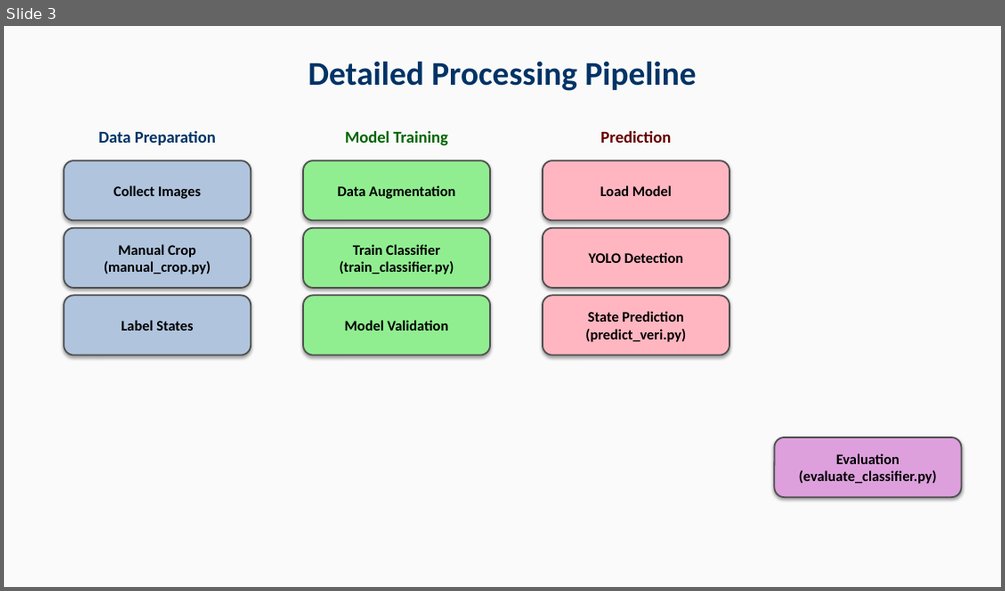
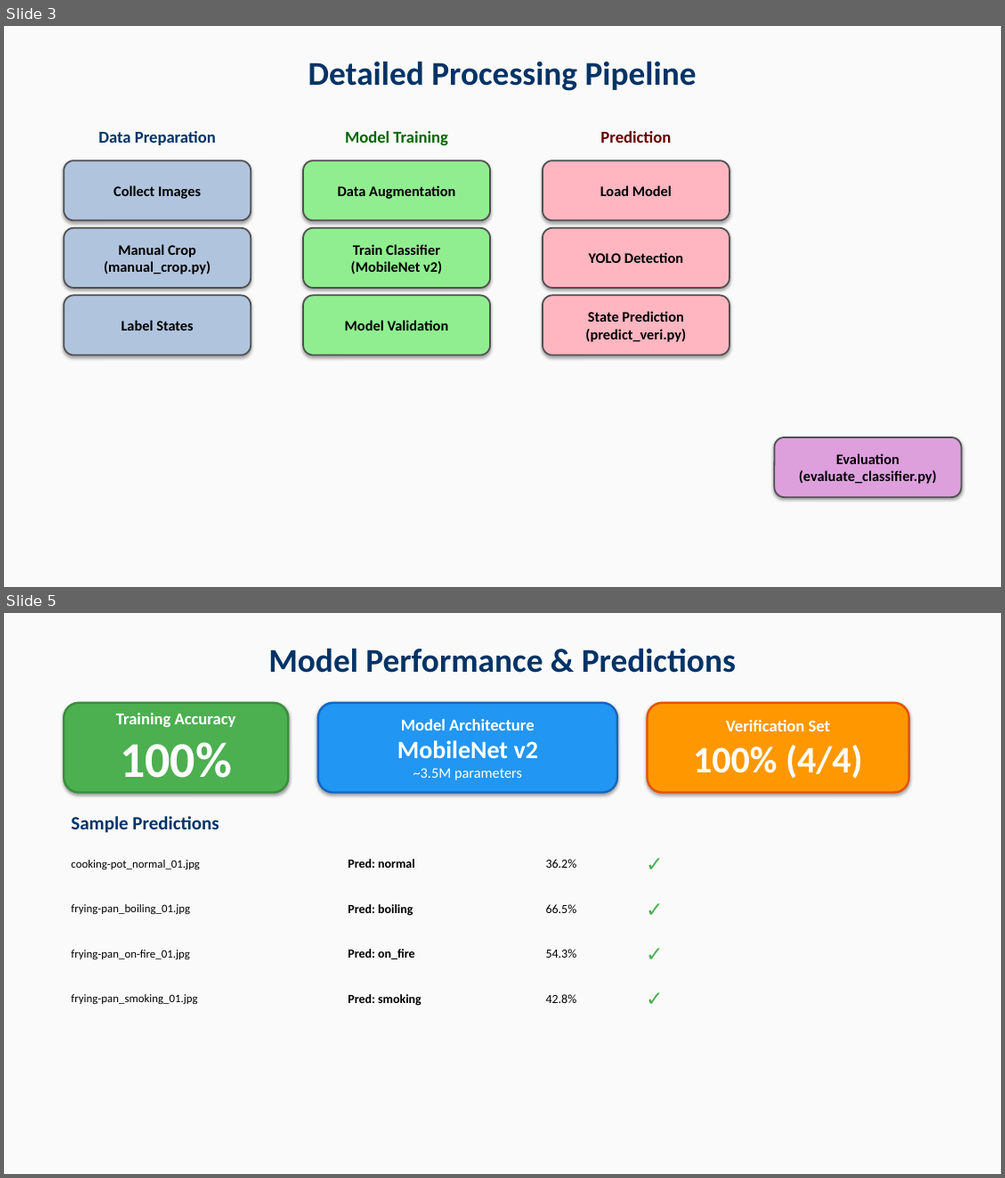
Before and after one commit to davychxn/KITCHEN-ASSIST, a slide deck: Kitchen_Assist_Workflow.pptx. Shown one above the other, each under a label of ours: slide 3 before the commit, slides 3 and 5 after it; the slides between them are not shown. The pictures are 1005x591 and 1005x1178 pixels, drawn with LibreOffice and Linux fonts; fonts in the diff are those of the drawing. Boxes give left, top, right and bottom in pixels: in the first picture for what was removed or moved away, otherwise in the second. Text is boxed around its words. In the diff, an @@ line names an element or a change of style, - is before the commit and + after.

Commit message:
# Adopted MobileNet Classifier
1. As title

```diff
--- a/Kitchen_Assist_Workflow.pptx
+++ b/Kitchen_Assist_Workflow.pptx
@@ slide 5 added at [4, 613, 1001, 1174], background #FAFAFA @@
@@ text added at [268, 648, 736, 673], 32 pt, text #003366, bold @@
+Model Performance & Predictions
@@ rounded rectangle added at [64, 703, 288, 793], fill #4CAF50, outline #388E3C 2 pt, 16 pt, text #FFFFFF, bold @@
+Training Accuracy
+100%
@@ rounded rectangle added at [318, 703, 617, 793], fill #2196F3, outline #1565C0 2 pt, 16 pt, text #FFFFFF, bold @@
+Model Architecture
+MobileNet v2
+~3.5M parameters
@@ rounded rectangle added at [647, 703, 909, 793], fill #FF9800, outline #E65100 2 pt, 16 pt, text #FFFFFF, bold @@
+Verification Set
+100% (4/4)
@@ text added at [71, 816, 218, 833], 18 pt, text #003366, bold @@
+Sample Predictions
@@ text added at [632, 844, 677, 882], 20 pt, text #4CAF50, bold @@
+✓
@@ text added at [71, 860, 200, 870], 11 pt, text #000000 @@
+cooking-pot_normal_01.jpg
@@ text added at [348, 859, 415, 868], 12 pt, text #000000, bold @@
+Pred: normal
@@ text added at [546, 859, 577, 868], 12 pt, text #000000 @@
+36.2%
@@ text added at [71, 904, 190, 915], 11 pt, text #000000 @@
+frying-pan_boiling_01.jpg
@@ text added at [348, 904, 413, 916], 12 pt, text #000000, bold @@
+Pred: boiling
@@ text added at [546, 904, 577, 913], 12 pt, text #000000 @@
+66.5%
@@ text added at [632, 890, 677, 927], 20 pt, text #4CAF50, bold @@
+✓
@@ text added at [71, 949, 189, 960], 11 pt, text #000000 @@
+frying-pan_on-fire_01.jpg
@@ text added at [348, 949, 415, 959], 12 pt, text #000000, bold @@
+Pred: on_fire
@@ text added at [546, 949, 577, 957], 12 pt, text #000000 @@
+54.3%
@@ text added at [632, 934, 677, 972], 20 pt, text #4CAF50, bold @@
+✓
@@ text added at [632, 980, 677, 1017], 20 pt, text #4CAF50, bold @@
+✓
@@ text added at [71, 994, 197, 1005], 11 pt, text #000000 @@
+frying-pan_smoking_01.jpg
@@ text added at [348, 994, 421, 1005], 12 pt, text #000000, bold @@
+Pred: smoking
@@ text added at [546, 994, 577, 1003], 12 pt, text #000000 @@
+42.8%
@@ slide 3 changed as well @@
@@ text in rounded rectangle at [351, 261, 442, 274]: text changed @@
-(train_classifier.py)
+(MobileNet v2)
```
Also in this commit, not shown: 3 other slides changed, 1 other slide added, 12 other files.
